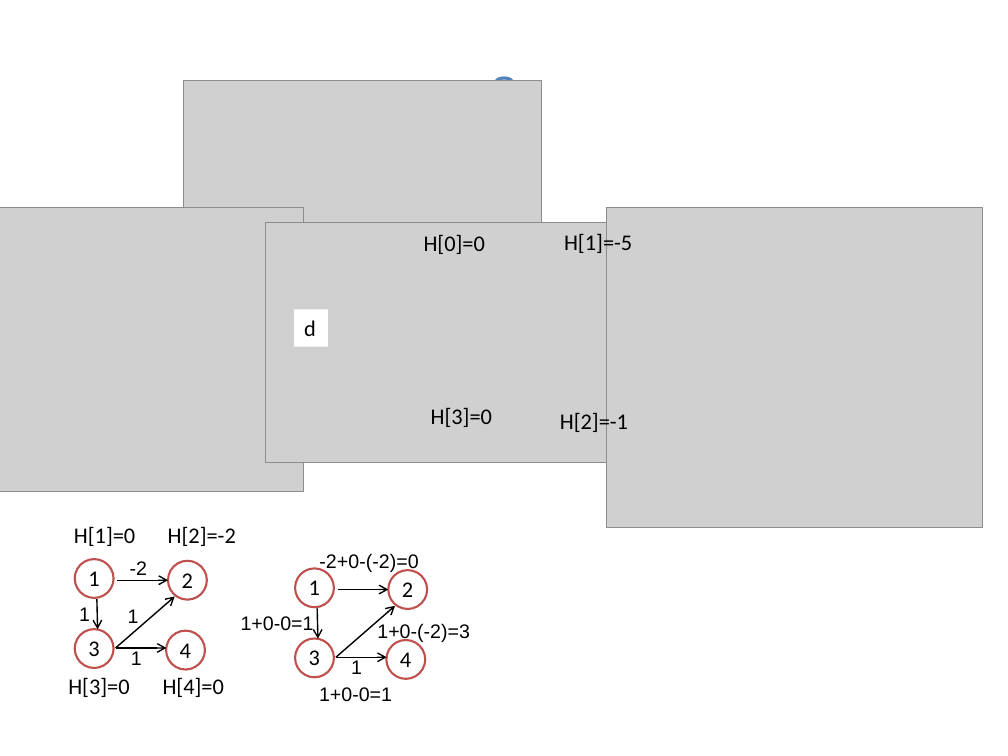
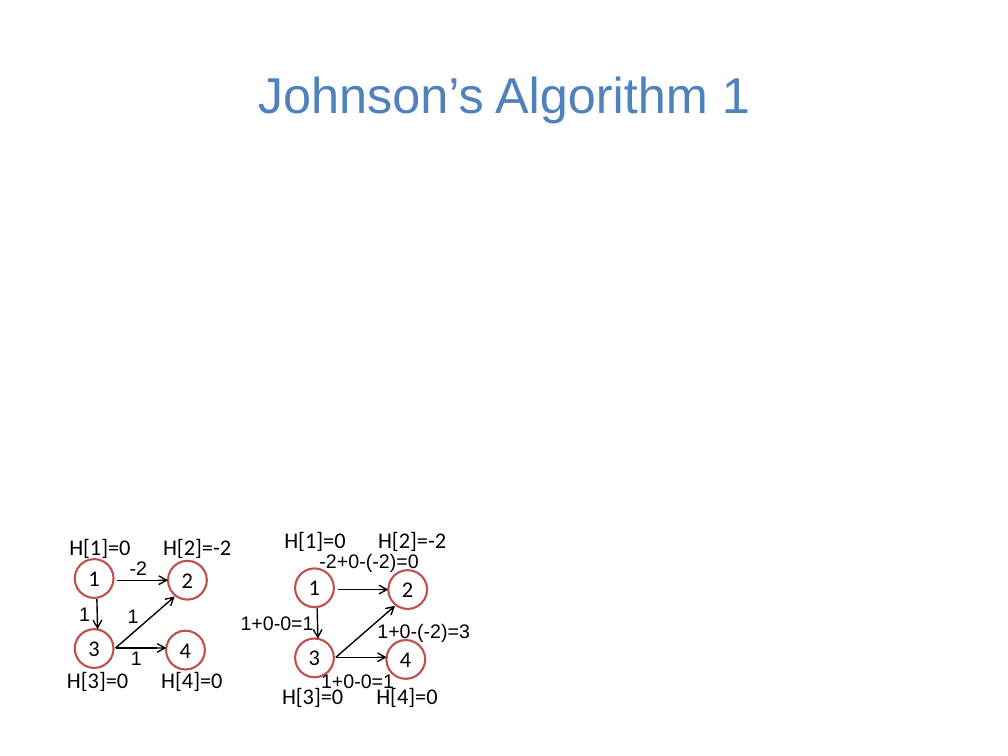
Before and after one commit to guhofstra/CSC111Fa25, a slide deck: slide 19 of FinalExamRelated.pptx (slide 18 before the commit). Drawn at 1008x756 pixels with LibreOffice and Linux fonts; fonts in the diff are those of the drawing; grey boxes stand for pictures. Boxes give left, top, right and bottom in pixels: in the first picture for what was removed or moved away, otherwise in the second. Text is boxed around its words. In the diff, an @@ line names an element or a change of style, - is before the commit and + after.

```diff
--- a/FinalExamRelated.pptx
+++ b/FinalExamRelated.pptx
@@ picture removed at (183, 81, 541, 365) @@
@@ title at (258, 76, 750, 123): text changed @@
-§
+Johnson’s Algorithm 1
@@ picture removed at (0, 208, 303, 492) @@
@@ picture removed at (607, 208, 983, 527) @@
@@ picture removed at (265, 223, 632, 463) @@
@@ text removed at (564, 231, 632, 256) @@
-H[1]=-5
@@ rectangle removed at (294, 309, 329, 347) @@
-d
@@ text "H[1]=0" rewrapped from (74, 526, 135, 546) to (69, 538, 130, 562) @@
@@ text "H[2]=-2" rewrapped from (168, 526, 236, 546) to (163, 538, 231, 562) @@
@@ text at (284, 531, 345, 555): text changed @@
-H[0]=0
+H[1]=0
@@ text at (378, 531, 446, 555): text changed @@
-H[2]=-1
+H[2]=-2
@@ text "H[3]=0": place and size @@
-text "H[3]=0" at (68, 677, 129, 697)
+text "H[3]=0" at (67, 671, 128, 691)
@@ text "H[4]=0": place and size @@
-text "H[4]=0" at (163, 677, 224, 697)
+text "H[4]=0" at (161, 669, 222, 691)
@@ text "H[3]=0": place and size @@
-text "H[3]=0" at (431, 408, 492, 427)
+text "H[3]=0" at (282, 685, 343, 707)
@@ text "1+0-0=1" rewrapped from (319, 687, 392, 702) to (321, 673, 394, 693) @@
@@ text removed at (351, 660, 362, 674) @@
-1
@@ text added at (376, 685, 437, 707), 16 pt, text #000000 @@
+H[4]=0
```
Also in this commit, not shown: 2 other slides changed, 2 slides added, 1 other file.
